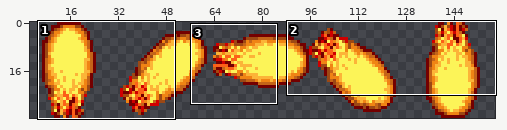
Sprite sheet -- isometric/stratagus-related-art/objects/fireball.png. Above, an overview of the earlier version with the close-up marked.
Close-up. Earlier state:
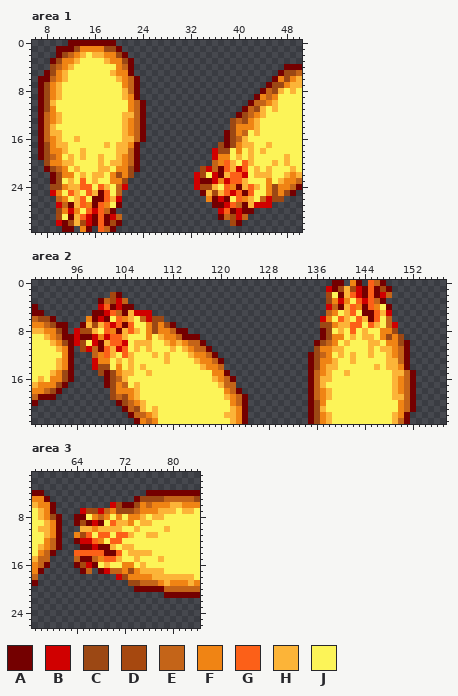
The file is 160x32 pixels. Shown: area 1: x 6..50, y 0..31; area 2: x 89..157, y 0..23; area 3: x 57..84, y 1..26. The wide view leaves out empty margins.
Palette (. is transparent): A #740000  B #d00000  C #9c4814  D #a6480f  E #c46418  F #f08414  G #fc6018  H #fcb438  J #fcf458
Pixels before, area 1, first column x 7:
 0 .....AAAAAAAA...............................
 1 ...AAACFFFFCCA..............................
 2 ...ACEFHJHHFFCA.............................
 3 ..ACFFHJJJJHFFCA............................
 4 ..CEFHJJJJJJJFEA.........................AAA
 5 .ACFHJJJJJJJHFFA........................ACCE
 6 AAEFHJJJJJJJJHFEA......................AFCFH
 7 ACFHJJJJJJJJJJFEA.....................ACCFHH
 8 ACFHJJJJJJJJJJHEA....................AECHJHJ
 9 ACFHJJJJJJJJJJHFA...................AFEFJJJJ
10 ACHJJJJJJJJJJJJFEA.................AEEFHJJJJ
11 ACFJJJJJJJJJJJJFEA................AECHJHJJJJ
12 AEFHJJJJJJJJJJHHEA...............ACEFHJJJJJJ
13 AEFHJJJJJJJJJJHFEA..............CECFHJJJJJJJ
14 AEHJJJJJJJJJJJHFEA..............CFFFHJJJJJJJ
15 AEHHJJJJJJJJJJHFEA.............ACFEJHJJJJJJJ
16 AEFHJJHJJJJJJJHHEA.............ACEHJJJJJJJJJ
17 ACFHHJJJJJJHJHHFA.............CACFHHJJHJJJJJ
18 ACFFHJJHJJJJJHHEA............BCCJFJHJHJJJJJJ
19 ACEFJHJHJJHJJHFEA............BFFJHJHJJJJJHJJ
20 .CFFHHJJJJHJHHFEA............EFGHJGHJJJHJHJJ
21 .ACEFJHJJJHHJFFCA..........DBEAGHBGJHJHJJJHJ
22 ..ACFFJHJHHJFCFC..........BDJBAHGGBJHHHJJHFH
23 ..ACJHJGJHJJFFC...........BAABFBGGHJJJFJHFFE
24 ..CCFHHGGJGHJEB...........BDDHJGFAHGHJFCFFEA
25 ..BFJGHJGHAGJE.............AHDHGBGAGJJFCFCA.
26 ...EFJHGJAAGHB..............FABAJGFHJEBCC...
27 ...BEAHGFAGFJA...............AABGEAHBBB.....
28 ...CFBFJGBGEA.................BGABAA........
29 ...DJAHGBAGABE................AEDBE.........
30 ...BADHDBAGADA..................DA..........
31 ....AA.FA.GEA...............................
Pixels before, area 2, first column x 89:
 0 ..................................................AA.FA.GEA.....
 1 .................................................BADHDBAGADA....
 2 .............DA..................................DJAHGBAGABE....
 3 ...........AEDBE.................................CFBFJGBGEA.....
 4 A..........BGABAA................................BEAHGFAGFJA....
 5 AA........AABGEAHBBB.............................EFJHGJAAGHB....
 6 ECCA.....FABAJGFHJEBCC..........................BFJGHJGHAGJE....
 7 FFECAA..AHDHGBGAGJJFCFCA........................CCFHHGGJGHJEB...
 8 HHFFCA.BDDHJGFAHGHJFCFFEAA......................ACJHJGJHJJFFC...
 9 JJHFEAABAABFBGGHJJJFJHFFEAAA....................ACFFJHJHHJFCFC..
10 JJJHFCABDJBAHGGBJHHHJJHFHFEEA..................ACEFJHJJJHHJFFCA.
11 JJJJHFA.DBEAGHBGJHJHJJJHJHFEEA.................CFFHHJJJJHJHHFEA.
12 JJJJJFA...EFGHJGHJJJHJHJJJHFFEA...............ACEFJHJHJJHJJHFEA.
13 JJJJHFA...BFFJHJHJJJJJHJJJJHFFEA..............ACFFHJJHJJJJJHHEA.
14 JJJJHFA...BCCJFJHJHJJJJJJJJJHFFE..............ACFHHJJJJJJHJHHFA.
15 JJJHFCA....CACFHHJJHJJJJJJJJJJFFA.............AEFHJJHJJJJJJJHHEA
16 JHJFFCA.....ACEHJJJJJJJJJJJJJJHFEA............AEHHJJJJJJJJJJHFEA
17 HFFFCA......ACFEJHJJJJJJJJJJJJJHEE............AEHJJJJJJJJJJJHFEA
18 FFECA........CFFFHJJJJJJJJJJJJJJFEA...........AEFHJJJJJJJJJJHFEA
19 EAAA.........CECFHJJJJJJJJJJJJJJHFEA..........AEFHJJJJJJJJJJHHEA
20 A.............ACEFHJJJJJJJJJJJJJJFEA..........ACFJJJJJJJJJJJJFEA
21 ...............AECHJHJJJJJJJJJJJJHFA..........ACHJJJJJJJJJJJJFEA
22 ................AEEFHJJJJJJJJJJJHHFA..........ACFHJJJJJJJJJJHFA.
23 .................AFEFJJJJJJJJJJJJHFA..........ACFHJJJJJJJJJJHEA.
Pixels before, area 3, first column x 57:
 4 AA.................AAAAAAAAA
 5 FFA..............ACCCCEEEEEC
 6 HFFA.........BCAACFEFFFHHFFF
 7 JHFA....BDCBEFCCCEFFFHHHJHHJ
 8 JHFCA..AAJFEFJFJFFHJHHJJJJJJ
 9 JJHFA..ADABAJGHHFJHHJJJJJJJJ
10 JHHFA...HHFHHHHJJHJJJJHJJJJJ
11 JJHFA..FDGJGGJGGHJJHHJJJJJJJ
12 JJFEA..ABBGFJGGJJJJJJJJJJJJJ
13 JHFEA...AABAAHJHHJJJJJJJJJJJ
14 JFEA...GGGGGAAGJHHHHJJJJJJJJ
15 HEE....EAAEFGGHJJHJJJHJJJJJJ
16 FEA....ADBAJHJJFFJHJJJJJJJJJ
17 FA......AE.ABEEFCFHHHHJJJJJJ
18 E.............BCFFFFHHHHHHHJ
19 A...............CCEEEFHFFFHF
20 .................AAAAAEEEEEE
21 ......................AAAAAA
Now the later version:
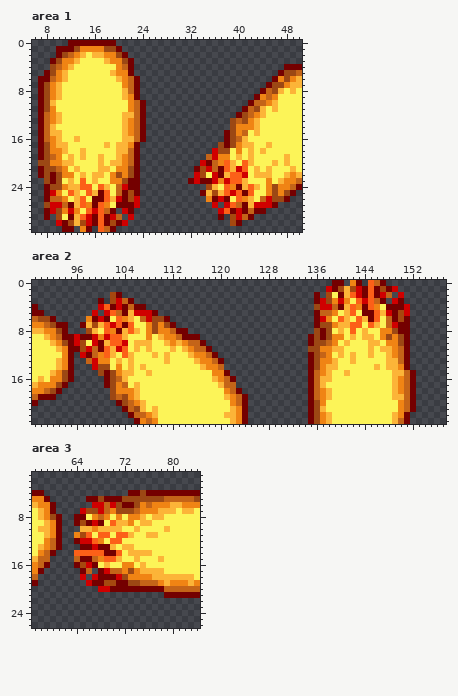
What changed:
Area 1:
The author put colour A in row 20 at x 35; in row 21 at x 7 and 33; in row 22 at x 7 and 23; in row 23 at x 22 to 23 and 32; in row 24 at x 8 and 22 to 23; in row 25 at x 8, 21 and 23.
The author put colour A in row 26 at x 8, 21 and 48; in row 27 at x 21 to 22 and 46; in row 28 at x 8, 22 and 43 to 44; in row 29 at x 8 and 42.
The author put colour B in row 20 at x 34; in row 26 at x 23; in row 27 at x 9 and 23; in row 28 at x 9 and 21; in row 29 at x 22; in row 30 at x 21.
Colour A becomes colour B in row 27 at x 36.
The author put colour C in row 20 at x 7; in rows 22 to 23 at x 8; in row 27 at x 8.
Colour A becomes colour C in row 21 at x 8.
The author put colour D in rows 25 to 26 at x 22.
The author put colour E in row 19 at x 35; in row 26 at x 9.
Colour A becomes colour E in row 28 at x 42.
The edit erases colour A in row 27 at x 37.
The edit erases colour B in row 24 at x 33.
The edit erases colour D in row 24 at x 34.
The edit erases colour E in row 29 at x 38.
Area 2:
The author put colour A in row 2 at x 136; in row 3 at x 105, 136 and 150; in row 4 at x 106 to 107 and 149 to 150; in row 5 at x 109, 136 and 149; in row 6 at x 111, 136, 149 and 151; in row 7 at x 136 and 150 to 151.
The author put colour A in row 8 at x 150 to 151; in row 9 at x 135 and 151; in row 10 at x 135; in row 11 at x 96; in row 12 at x 98.
The author put colour B in row 1 at x 149; in row 2 at x 150; in row 3 at x 137 and 149; in row 4 at x 137 and 151; in row 5 at x 151; in row 12 at x 97.
Colour A becomes colour B in row 5 at x 99.
The author put colour C in row 4 at x 136; in rows 8 to 9 at x 136; in row 11 at x 135.
Colour A becomes colour C in row 10 at x 136.
The author put colour D in rows 5 to 6 at x 150.
The author put colour E in row 5 at x 137; in row 13 at x 98.
Colour A becomes colour E in row 4 at x 105.
The edit erases colour A in row 5 at x 100.
The edit erases colour B in row 8 at x 96.
The edit erases colour D in row 8 at x 97.
The edit erases colour E in row 3 at x 101.
Area 3:
The author put colour A in row 4 at x 73 to 74; in row 5 at x 66 to 67 and 69 to 71; in row 18 at x 68 to 70; in row 19 at x 67 to 68 and 71 to 72; in row 20 at x 70 to 73.
The author put colour B in row 6 at x 67 to 68; in row 18 at x 65 and 67; in row 19 at x 66; in row 20 at x 68 to 69.
The author put colour C in row 4 at x 75; in row 5 at x 68 and 72 to 73.
Colour A becomes colour C in row 5 at x 74.
The author put colour D in row 19 at x 69 to 70.
The author put colour E in row 6 at x 69.
